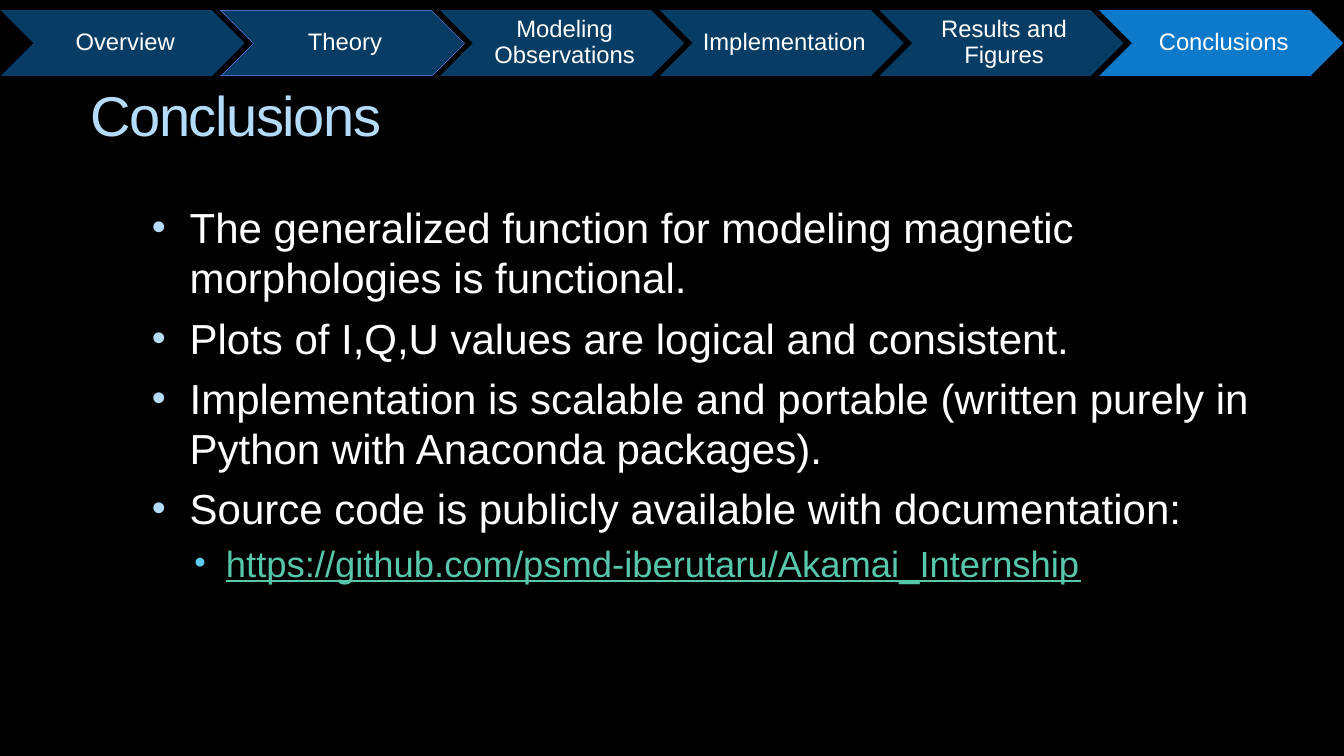
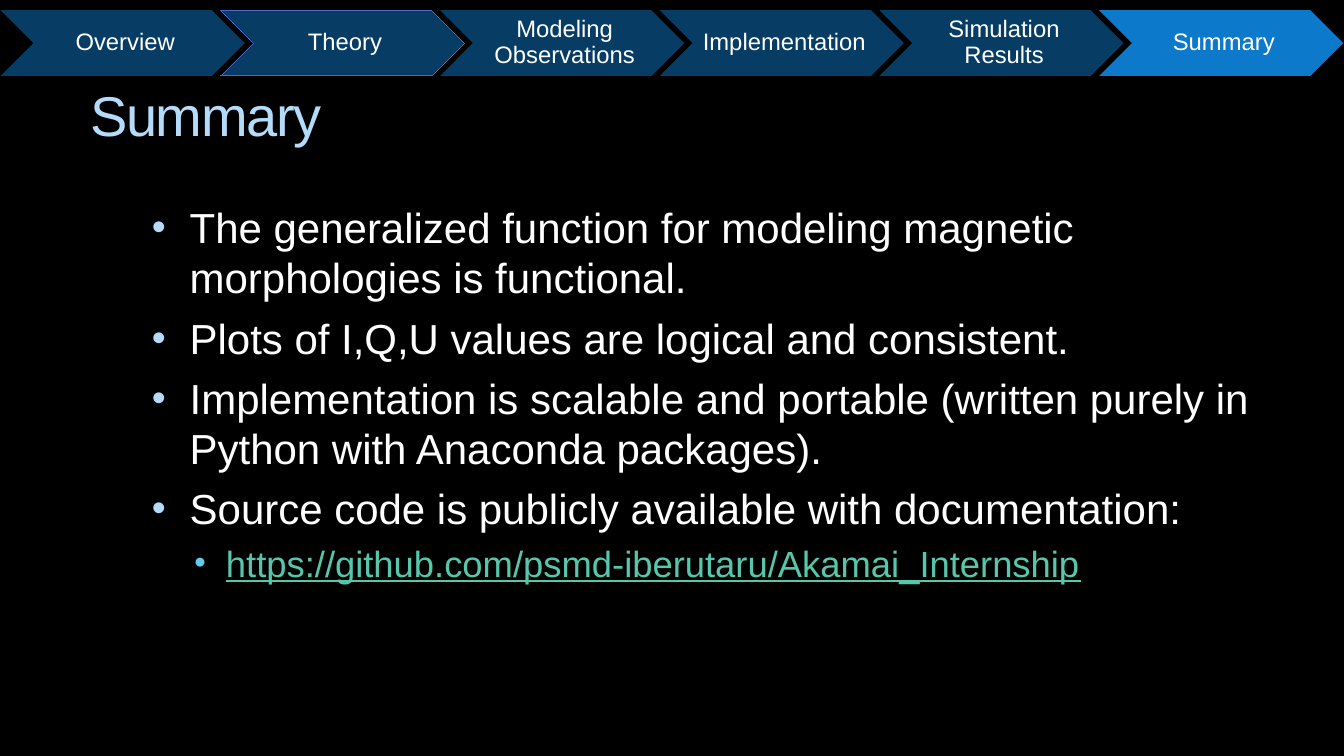
Before and after one commit to psmd-iberutaru/Akamai-Internship, a slide deck: slide 16 of Akamai/Final_Presentation/Akamai_Final_Presentation.pptx. Drawn at 1344x756 pixels with LibreOffice and Linux fonts; fonts in the diff are those of the drawing; background and template pictures are left out. Boxes give left, top, right and bottom in pixels: in the first picture for what was removed or moved away, otherwise in the second. Text is boxed around its words. In the diff, an @@ line names an element or a change of style, - is before the commit and + after.

```diff
--- a/Akamai/Final_Presentation/Akamai_Final_Presentation.pptx
+++ b/Akamai/Final_Presentation/Akamai_Final_Presentation.pptx
@@ text at (948, 19, 1059, 64): text changed @@
-Results and Figures
+Simulation Results
@@ text at (1173, 33, 1275, 55): text changed @@
-Conclusions
+Summary
@@ title at (90, 97, 321, 146): text changed @@
-Conclusions
+Summary
```
Also in this commit, not shown: 16 other slides changed, 3 slides added, 22 other files.
